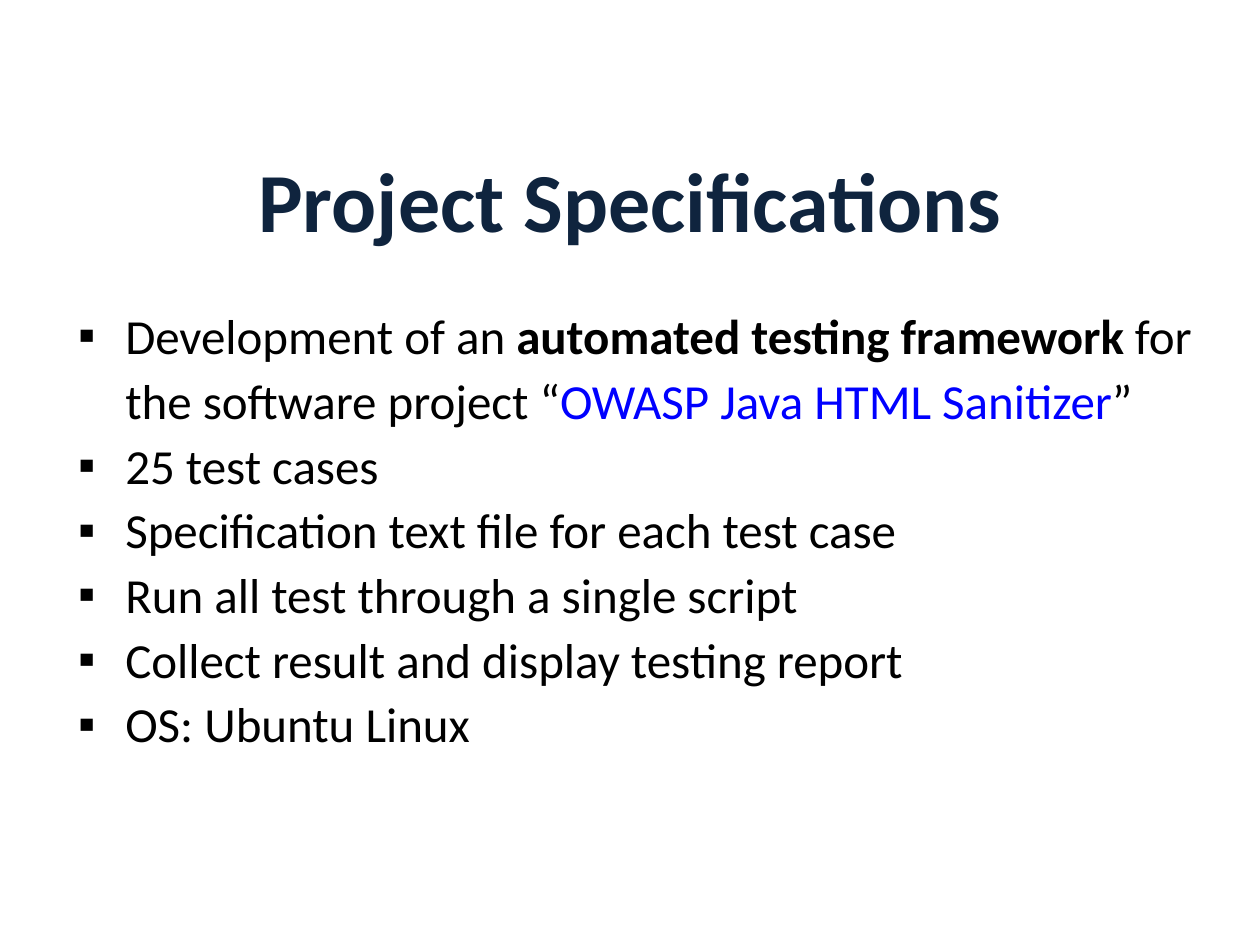
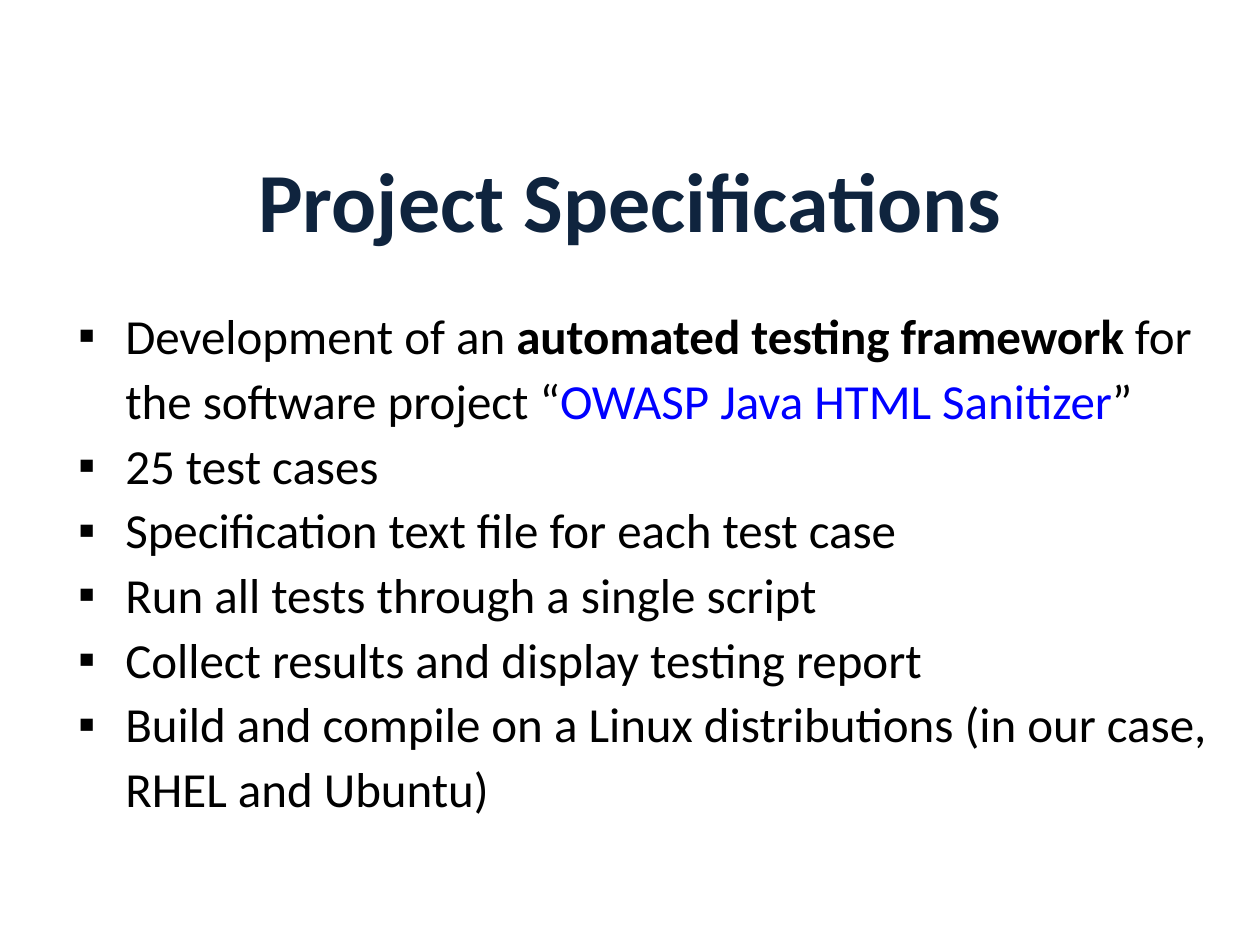
Before and after one commit to CSCI-362-03-2015/TrottingGiraffes, a slide deck: slide 3 of TrottingGiraffes_Presentation.pptx. Drawn at 1260x945 pixels with LibreOffice and Linux fonts; fonts in the diff are those of the drawing; background and template pictures are left out. Boxes give left, top, right and bottom in pixels: in the first picture for what was removed or moved away, otherwise in the second. Text is boxed around its words. In the diff, an @@ line names an element or a change of style, - is before the commit and + after.

```diff
--- a/TrottingGiraffes_Presentation.pptx
+++ b/TrottingGiraffes_Presentation.pptx
@@ text at bbox=[125, 579, 1206, 814]: text changed @@
-▪ Run all test through a single script
-▪ Collect result and display testing report
-▪ OS: Ubuntu Linux
+▪ Run all tests through a single script
+▪ Collect results and display testing report
+▪ Build and compile on a Linux distributions (in our case, RHEL and Ubuntu)
```
Also in this commit, not shown: 2 other slides changed, 1 slide added, 2 slides removed, 4 other files.
